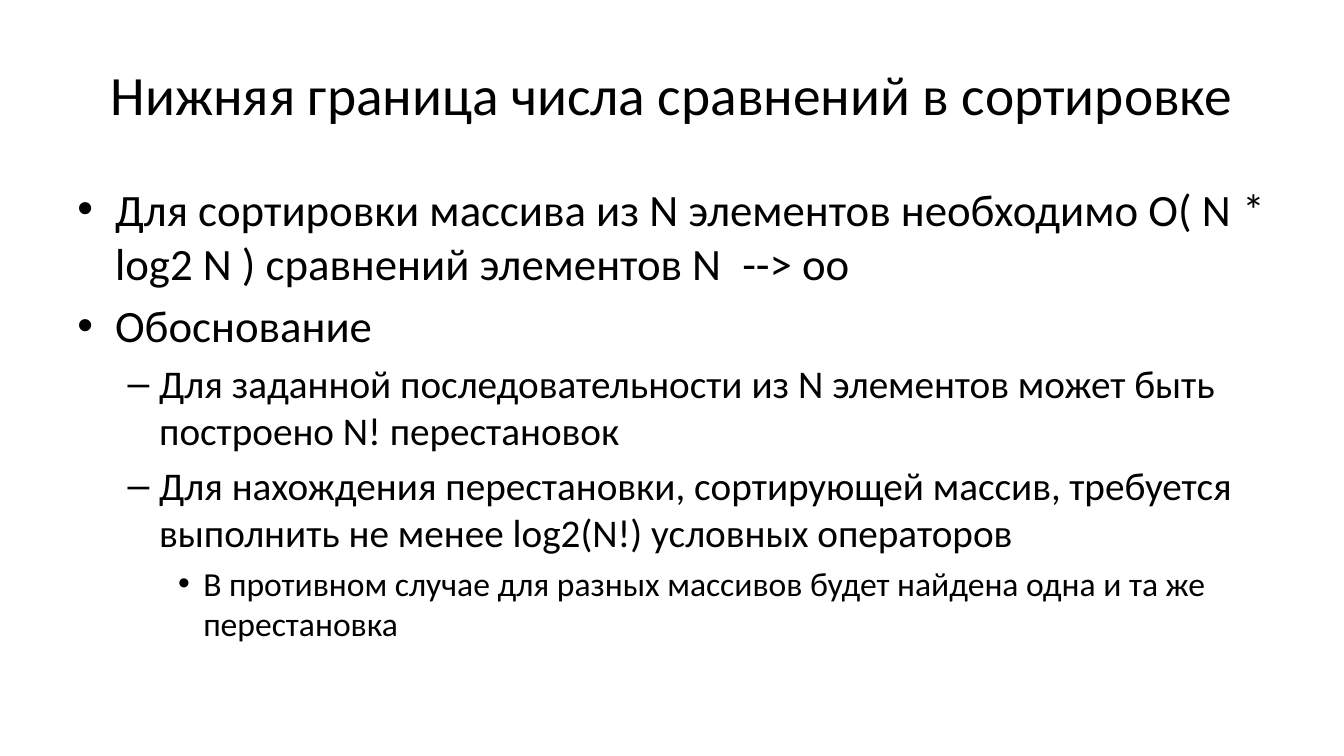
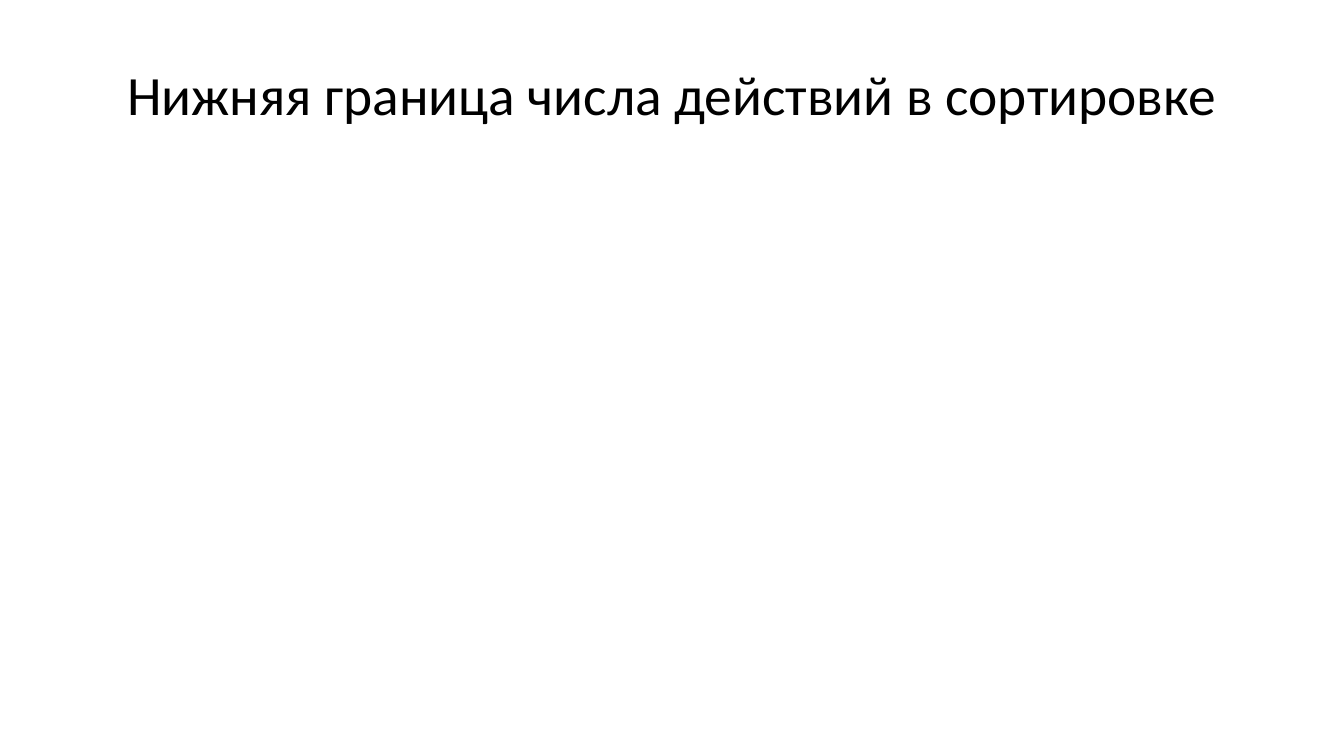
Before and after one commit to Evgueni-Petrov-aka-espetrov/Algorithms-and-Programming-in-C-pptx, a slide deck: slide 104 of 13 Сортировка.pptx (slide 54 before the commit). Drawn at 1344x756 pixels with LibreOffice and Linux fonts; fonts in the diff are those of the drawing. Boxes give left, top, right and bottom in pixels: in the first picture for what was removed or moved away, otherwise in the second. Text is boxed around its words. In the diff, an @@ line names an element or a change of style, - is before the commit and + after.

Commit message:
разбил на слои; добавил красивые картинки, написал красивый код, добавил пример с деревом сравнений

```diff
--- a/13 Сортировка.pptx
+++ b/13 Сортировка.pptx
@@ title at [127, 77, 1216, 124]: text changed @@
-Нижняя граница числа сравнений в сортировке
+Нижняя граница числа действий в сортировке
@@ text removed at [115, 193, 1231, 642] @@
-• Для сортировки массива из N элементов необходимо О( N * log2 N ) сравнений элементов N --> oo
-• Обоснование
-  – Для заданной последовательности из N элементов может быть построено N! перестановок
-  – Для нахождения перестановки, сортирующей массив, требуется выполнить не менее log2(N!) условных операторов
-    • В противном случае для разных массивов будет найдена одна и та же перестановка
```
Also in this commit, not shown: 15 other slides changed, 104 slides added, 9 slides removed.
